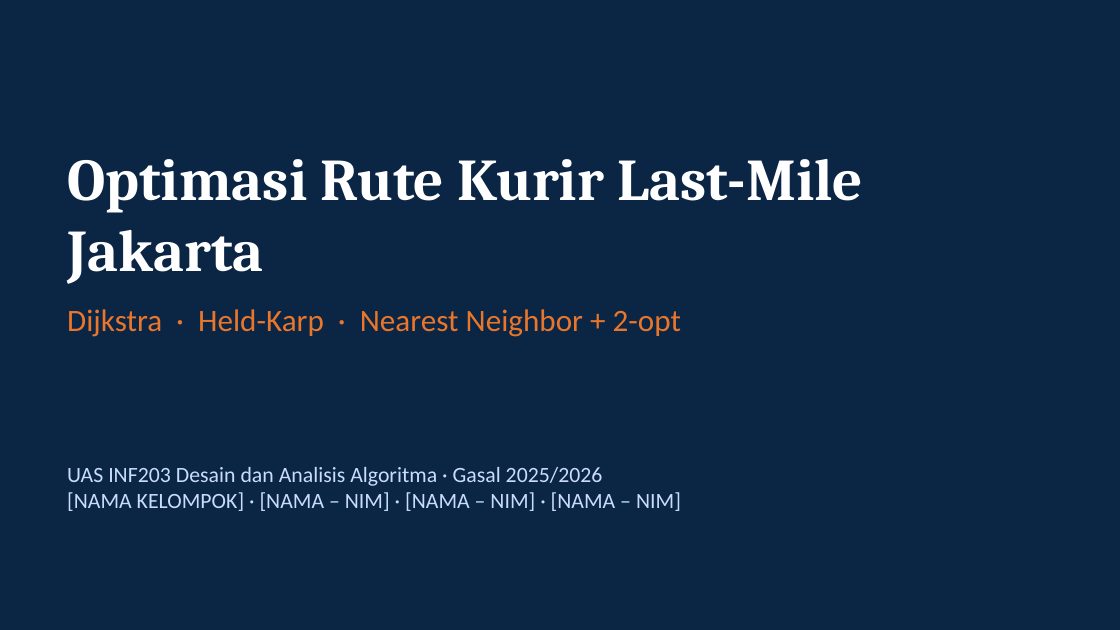
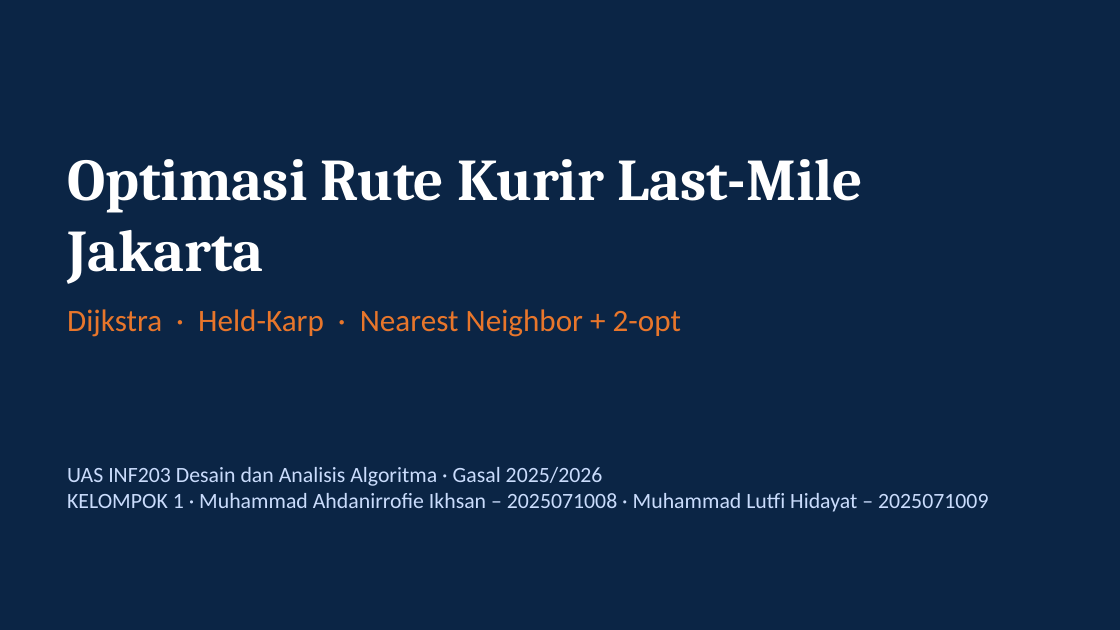
Before and after one commit to muhammadahdan/Project_UAS_DAA, a slide deck: slide 1 of rute-kurir-jakarta/docs/D10_slide_presentasi.pptx. Drawn at 1120x630 pixels with LibreOffice and Linux fonts; fonts in the diff are those of the drawing. Boxes give left, top, right and bottom in pixels: in the first picture for what was removed or moved away, otherwise in the second. Text is boxed around its words. In the diff, an @@ line names an element or a change of style, - is before the commit and + after.

```diff
--- a/rute-kurir-jakarta/docs/D10_slide_presentasi.pptx
+++ b/rute-kurir-jakarta/docs/D10_slide_presentasi.pptx
@@ text at (67, 493, 988, 512): text changed @@
-[NAMA KELOMPOK] · [NAMA – NIM] · [NAMA – NIM] · [NAMA – NIM]
+KELOMPOK 1 · Muhammad Ahdanirrofie Ikhsan – 2025071008 · Muhammad Lutfi Hidayat – 2025071009
```
Also in this commit, not shown: 2 other slides changed.
